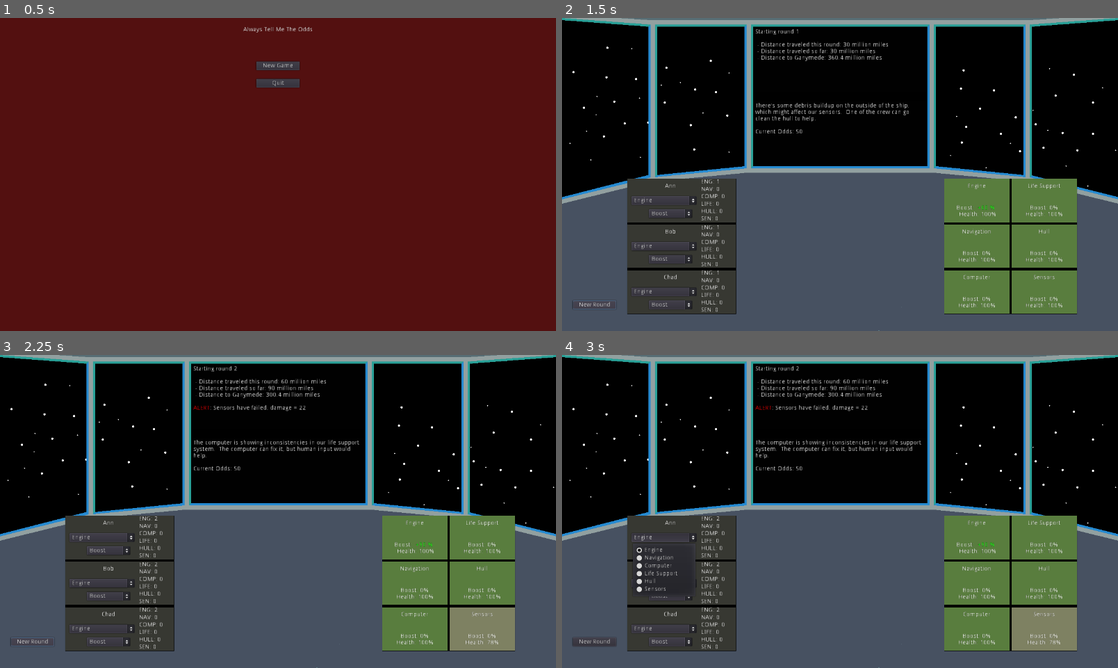
Above: before the commit, frames 1-4 (two rows, left to right).
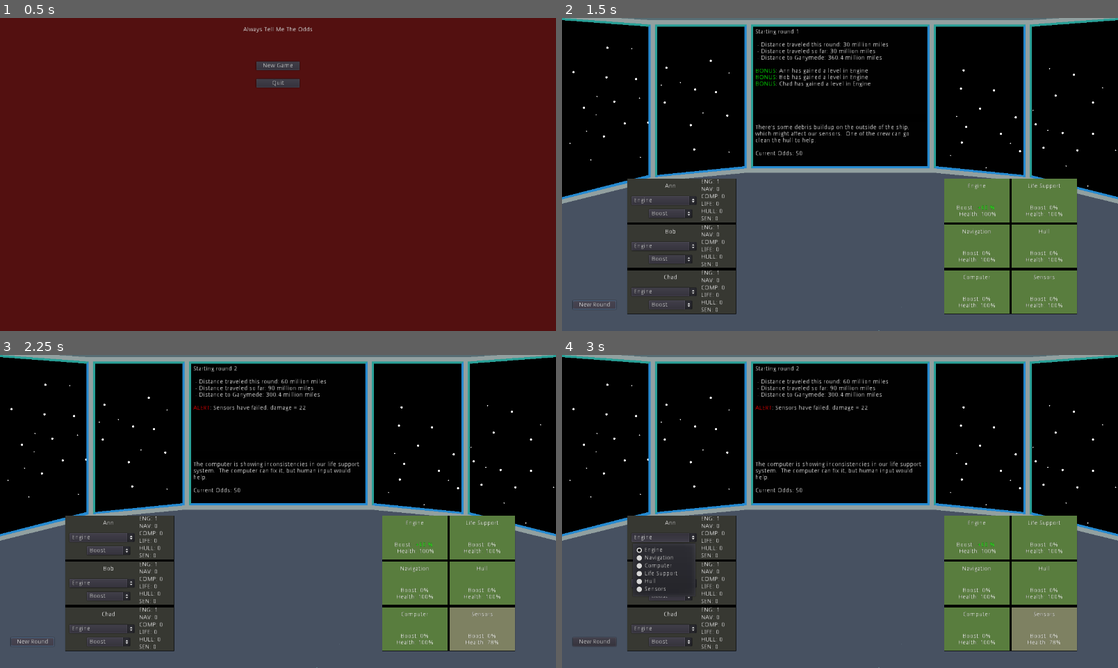
Above: after the commit, the same moments.

Repository: cparlette/alwaystellmetheodds
Game: Godot game, scene res://MainMenu.tscn
The game is run twice, just before and just after one commit, with the same random seed, the same clock (stepped at 60 frames per second) and the same inputs.
Inputs:
- Up to frame 1 (0.5 s): no input
- Up to frame 2 (1.5 s): click "New Game" at 0.5 s; click "New Round" at 1.25 s
- Up to frame 3 (2.25 s): click "New Round" at 2 s
- Up to frame 4 (3 s): click "Engine" at 2.75 s

Frame 1 is identical in both runs. In frame 2, 1.3% of the frame differs, in the area x 34-63%, y 16-44%; in frame 3, 0.9%; in frame 4, 0.9%.

Commit message:
Tweaked xp levels, print when crew gains a level

Diff:
--- a/Crew.gd
+++ b/Crew.gd
@@ -4,11 +4,11 @@
 var crewName
 const choices = {
 	0: "Engine",
-	1: "Controls",
+	1: "Navigation",
 	2: "Computer",
 	3: "Life Support",
 	4: "Hull",
-	5: "Communications"
+	5: "Sensors"
 }
 
 var moduleAssigned = 0
@@ -45,6 +45,7 @@
 	xp[moduleAssigned] += xpGained
 	if xp[moduleAssigned] >= globals.xpLevels[level[moduleAssigned] + 1]:
 		level[moduleAssigned] += 1
+		globals.additionalOutputText += "[color=lime]BONUS[/color]: " + crewName + " has gained a level in " + choices[moduleAssigned] + "\n"
 	updateCrewUI()
 
 func updateCrewUI():
--- a/Game.gd
+++ b/Game.gd
@@ -54,7 +54,7 @@
 			if module.health > 100:
 				module.health = 100
 		module.updateModuleUI()
-	$NewRoundOutput/OutputText.bbcode_text = newText
+
 	# Add xp to crew
 	for person in $Crew.get_children():
 		person.raiseXP(5)
@@ -65,6 +65,10 @@
 	currentEvent = globals.randomEvents[randomEventNumber]
 	currentEventOdds = currentEvent['startingOdds']
 	updateEventOutput()
+	# add any additional text from the global var, then reset it
+	newText += globals.additionalOutputText
+	globals.additionalOutputText = ""
+	$NewRoundOutput/OutputText.bbcode_text = newText
 
 func resolveEvent():
 	var randomNumber = rng.randi_range(0,100)
--- a/Game.tscn
+++ b/Game.tscn
@@ -96,7 +96,7 @@
 margin_left = 440.0
 margin_top = 20.0
 margin_right = 840.0
-margin_bottom = 170.0
+margin_bottom = 220.0
 __meta__ = {
 "_edit_use_anchors_": false
 }
@@ -120,7 +120,7 @@
 
 [node name="EventOutput" type="Control" parent="."]
 margin_left = 440.0
-margin_top = 190.0
+margin_top = 240.0
 margin_right = 840.0
 margin_bottom = 340.0
 __meta__ = {
--- a/globals.gd
+++ b/globals.gd
@@ -23,26 +23,27 @@
 const xpLevels = {
 	0: 0,
 	1: 5,
-	2: 10,
-	3: 15,
-	4: 20,
-	5: 40,
-	6: 100,
-	7: 200,
-	8: 500
+	2: 15,
+	3: 30,
+	4: 45,
+	5: 65,
+	6: 90,
+	7: 130,
+	8: 200,
+	9: 1000
 }
 
-var shipPowerMax = 10
-var shipPowerCurrent = 0
 
 var roundNumber = 1
 var distanceTraveled = 0
 var destinationTotalDistance = 390.4
 var destinationMoon = "Ganymede"
+var additionalOutputText = ""
 
 func reinitializeGame():
 	roundNumber = 1
 	distanceTraveled = 0
+	additionalOutputText = ""
 
 
 var randomEvents = {
